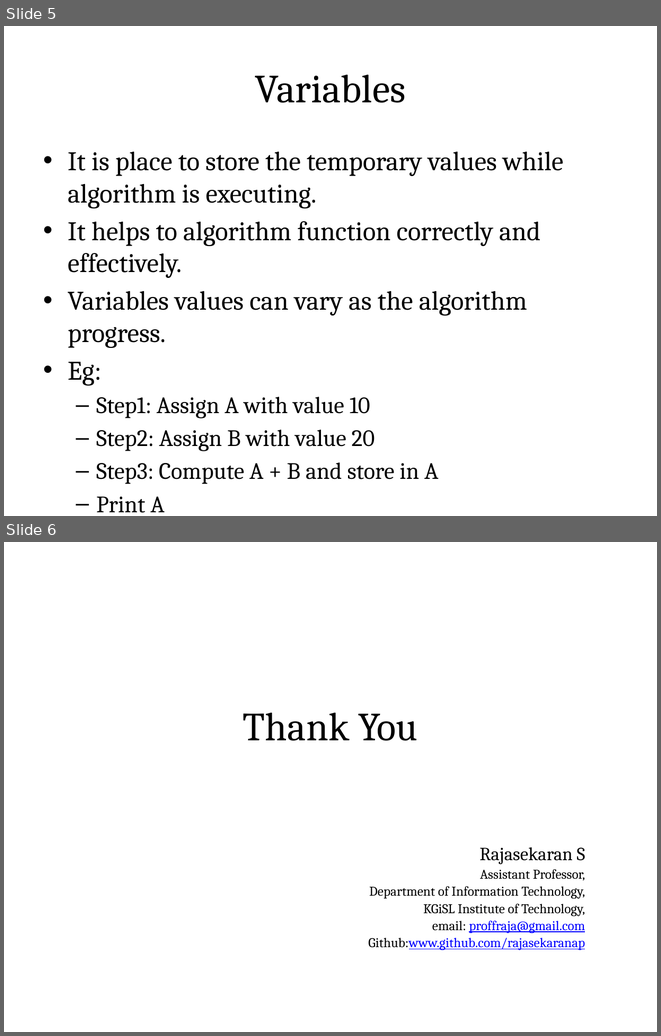
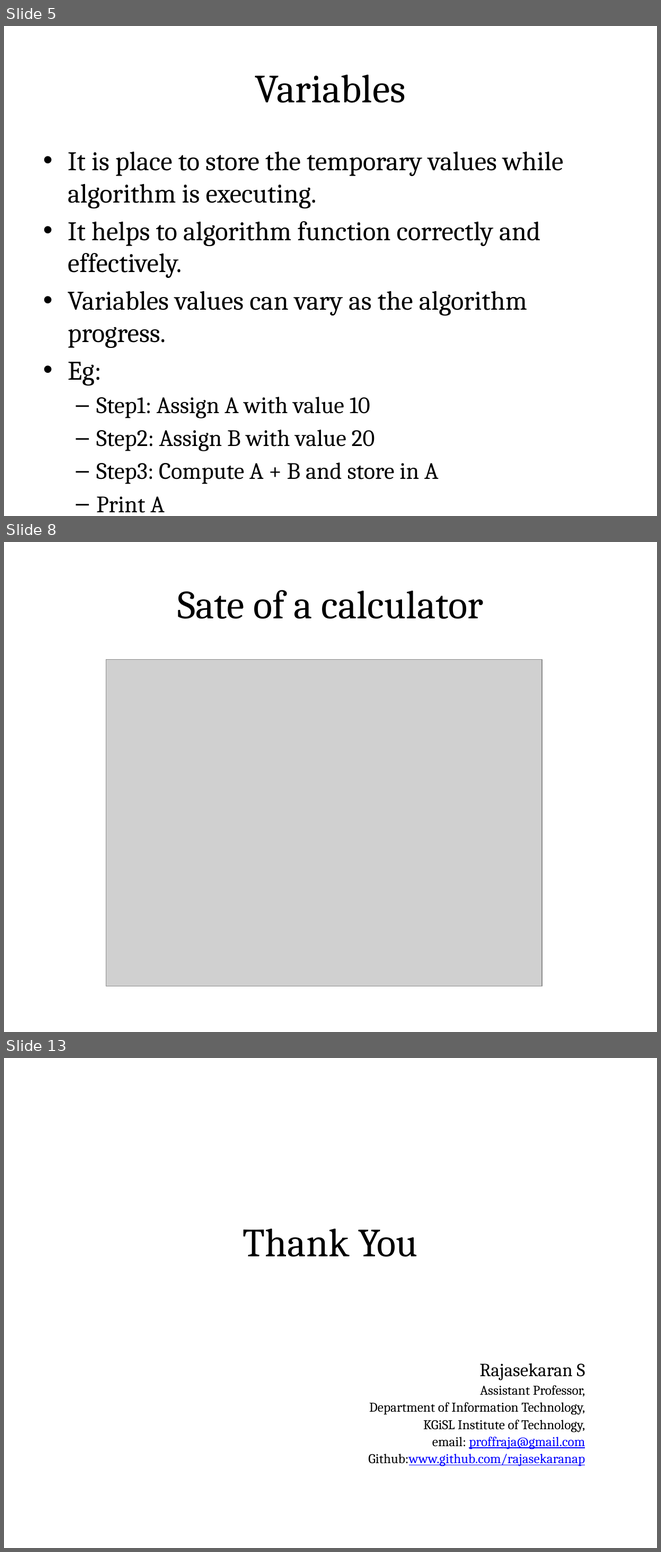
Before and after one commit to rajasekaran36/GE8151-Problem-Solving-and-Python-Programming, a slide deck: Slides/Unit 1/GE8151-U1-2-Building Blocks of Algorithms.pptx. Shown one above the other, each under a label of ours: slides 5 and 6 before the commit, slides 5, 8 and 13 after it; the slides between them are not shown. The pictures are 661x1036 and 661x1552 pixels, drawn with LibreOffice and Linux fonts; fonts in the diff are those of the drawing; grey boxes stand for pictures. Boxes give left, top, right and bottom in pixels: in the first picture for what was removed or moved away, otherwise in the second. Text is boxed around its words. In the diff, an @@ line names an element or a change of style, - is before the commit and + after.

```diff
--- a/Slides/Unit 1/GE8151-U1-2-Building Blocks of Algorithms.pptx
+++ b/Slides/Unit 1/GE8151-U1-2-Building Blocks of Algorithms.pptx
@@ slide 8 added at [4,542,657,1032], background #FFFFFF @@
@@ title added at [37,562,624,643], fill gradient #DAFDA7 to #E4FCC2 to #F5FFE7, outline #98B955 0.75 pt, 44 pt, text #000000 @@
+Sate of a calculator
@@ picture added at [106,660,542,986] @@
@@ what was slide 6 is now slide 13 @@
```
Also in this commit, not shown: 2 slides changed, 6 other slides added, 3 other files.
